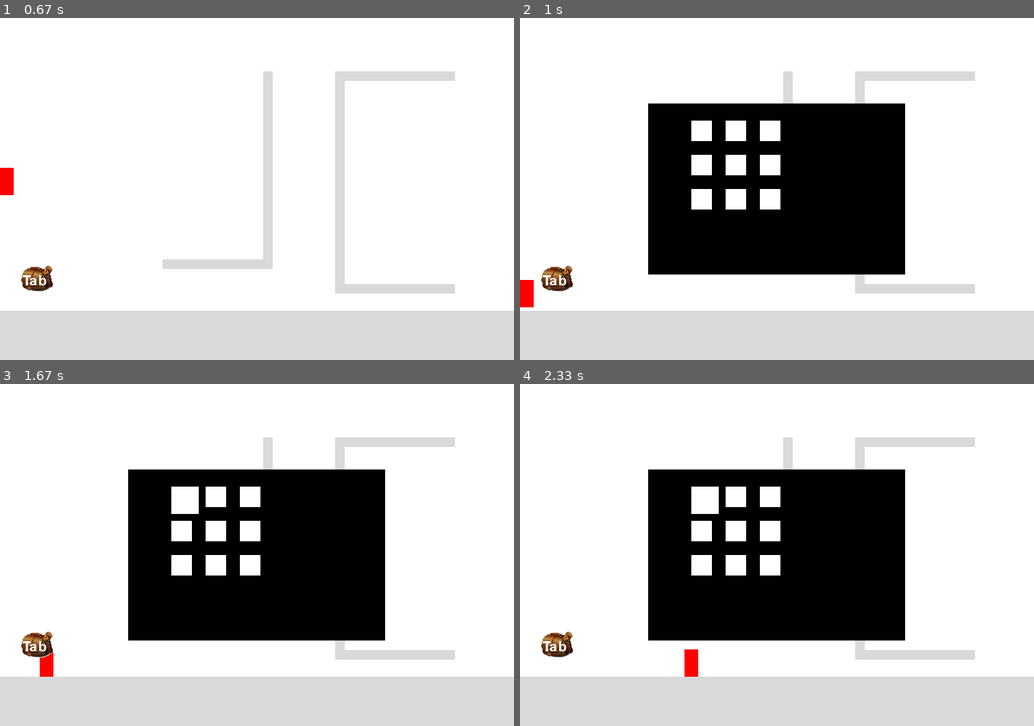
Above: before the commit, frames 1-4 (two rows, left to right).
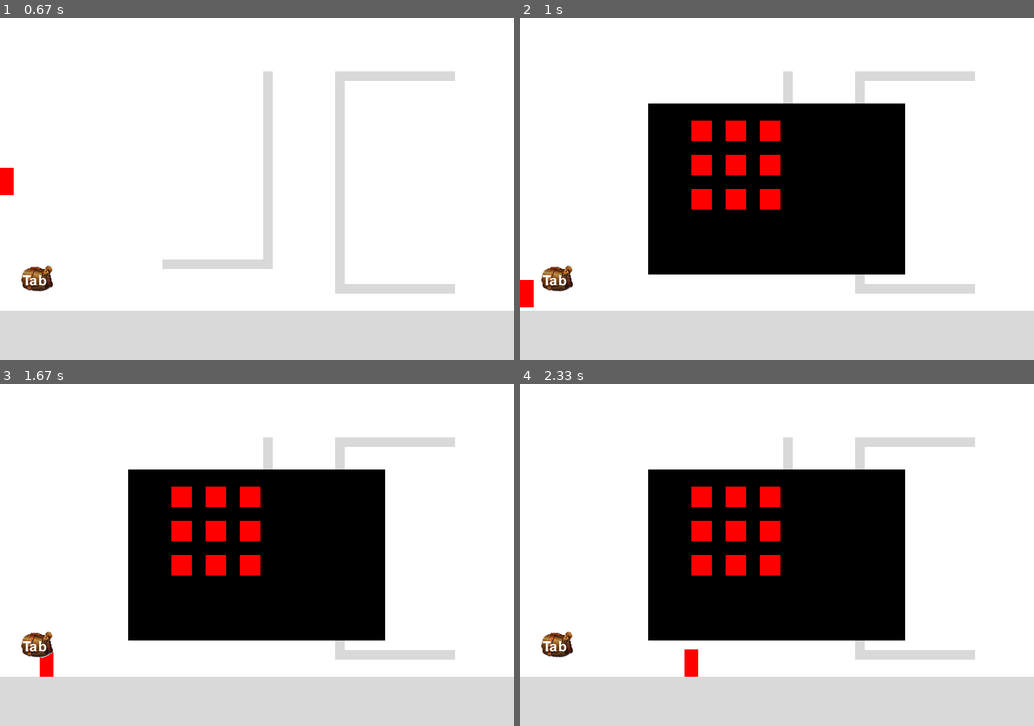
Above: after the commit, the same moments.

Repository: Somadevv/PygameThief
Game: pygame game, started from main.py
The game is run twice, just before and just after one commit, with the same random seed, the same clock (stepped at 60 frames per second) and the same inputs.
Inputs (mouse positions are in pixels of both pictures, inside the frame that each line leads up to):
- Up to frame 1 (0.67 s): press the mouse at (251, 199) at 0.37 s; move the mouse to (190, 195) at 0.47 s; release the mouse at (133, 192) at 0.6 s
- Up to frame 2 (1 s): tap G at 0.67 s
- Up to frame 3 (1.67 s): click (179, 496) at 1.05 s; hold D from 1.33 s (still down)
- Up to frame 4 (2.33 s): release D at 1.8 s; hold D 1.83-2.3 s

Frame 1 is identical in both runs. In frame 2, 2.2% of the frame differs, in the area x 33-51%, y 30-56%; in frame 3, 2.3%; in frame 4, 2.3%.

Commit message:
Shop changes

Diff:
--- a/main.py
+++ b/main.py
@@ -4,7 +4,7 @@
 from scripts.controller import Controller
 from scripts.player import Player
 from scripts.inventory import Inventory
-from scripts.shophandler import Shop
+from scripts.shophandler import Shop, Button
 
 # Initialise pygame
 pygame.init()
@@ -34,8 +34,11 @@
 playerControls = Controller()
 # Get Player Inventory on load
 shopHandler = Shop()
+shopHandlerButton = Button()
+
 
 playerInventory.load()
+shopHandlerButton.button_rects()
 
 
 # Player Position on Load
@@ -53,7 +56,7 @@
 
     # Control
     playerControls.GameControls(
-        playerInstance, generateWorld.rects, playerInventory, shopHandler)
+        playerInstance, generateWorld.rects, playerInventory, shopHandler, shopHandlerButton)
 
     # Update Player Position
     playerInstance.initialize(dt, generateWorld.rects)
--- a/scripts/controller.py
+++ b/scripts/controller.py
@@ -4,11 +4,15 @@
 
 class Controller:
 
-    def GameControls(self, Player, worldRects, Inventory, ShopHandler):
+    def GameControls(self, Player, worldRects, Inventory, ShopHandler, ShopHandlerButton):
+        mouse_pos = pygame.Vector2(pygame.mouse.get_pos())
 
         for event in pygame.event.get():
+            if event.type == pygame.MOUSEBUTTONUP:
+                for i, item in enumerate(ShopHandlerButton.buttons):
+                    if event.button == 1 and item.collidepoint(mouse_pos) and ShopHandler.toggleOpen:
+                        print(item, "Hello")
             if event.type == pygame.KEYDOWN:
-
                 # Movement
                 if event.key == pygame.K_a:
                     Player.LEFT_KEY = True
--- a/scripts/shophandler.py
+++ b/scripts/shophandler.py
@@ -8,6 +8,14 @@
 
 
 class Button:
+
+    _instance = None
+
+    def __new__(cls, *args, **kwargs):
+        if cls._instance is None:
+            cls._instance = super().__new__(cls)
+        return cls._instance
+
     def __init__(self):
         self.buttons: List[Button()] = []
         # self.base_rect is going to be the one that never gets modified
@@ -21,6 +29,7 @@
         self.x_offset = 50
 
     def button_rects(self):
+
         for i, item in enumerate(shopItems):
             offset_vector = pygame.Vector2(
                 self.x_offset*(i % 3), self.y_offset*(i//3))
@@ -30,21 +39,21 @@
 
     def render_buttons(self, screen):
         for i in self.buttons:
-            pygame.draw.rect(screen, "white", i)
+            pygame.draw.rect(screen, "red", i)
 
-        self.button_collision()
+        # self.button_collision()
 
-    def button_collision(self) -> bool:
-        mouse_pos = pygame.Vector2(pygame.mouse.get_pos())
-        for i, item in enumerate(self.buttons):
-            if item.collidepoint(mouse_pos):
-                print(i)
-                item.width = 40
-                item.height = 40
-                # self.player.remove_gold(shopItems[str(i + 1)]["price"])
-            else:
-                item.w = 30
-                item.h = 30
+    # def button_collision(self) -> bool:
+    #     mouse_pos = pygame.Vector2(pygame.mouse.get_pos())
+    #     for i, item in enumerate(self.buttons):
+    #         if item.collidepoint(mouse_pos):
+    #             item.width = 40
+    #             item.height = 40
+    #             exit
+    #             # self.player.remove_gold(shopItems[str(i + 1)]["price"])
+    #         else:
+    #             item.w = 30
+    #             item.h = 30
 
     # def button_scale(self, scale_factor=1.2) -> None:
     #     width = self.base_rect.width * scale_factor
@@ -93,7 +102,6 @@
 
         pygame.draw.rect(screen, self.containerColor, pygame.Rect(self.containerX, self.containerY,
                                                                   self.containerWidth, self.containerHeight))
-        self.button.button_rects()
 
     def close_inv(self):
         self.toggleOpen = False
@@ -107,7 +115,6 @@
         pass
 
     def initialize(self, screen):
-        pass
 
         if self.toggleOpen:
             self.open(screen)
